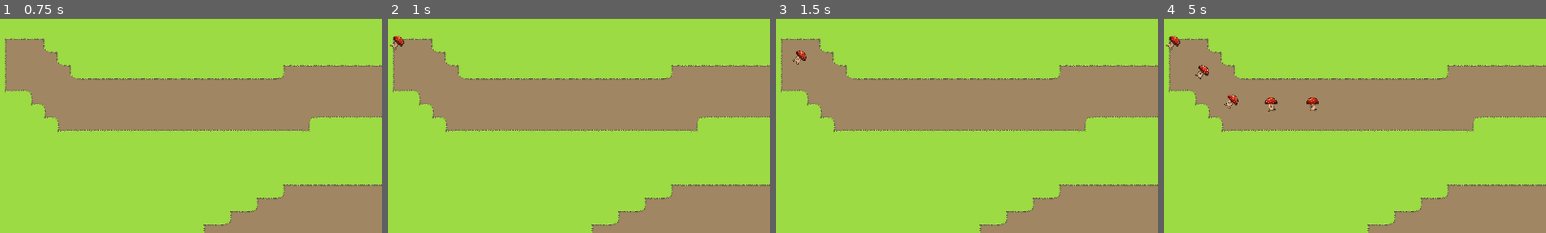
Above: before the commit, frames 1-4 (left to right).
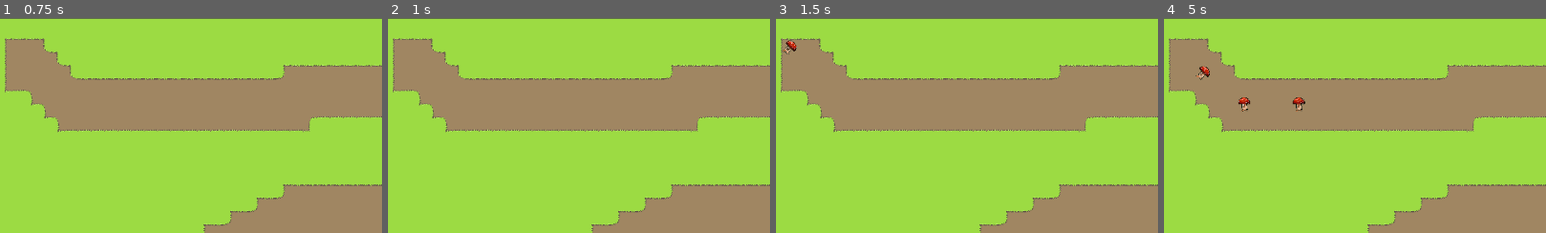
Above: after the commit, the same moments.

Repository: KZTGcoder/project-sine
Game: Godot game, scene res://scene/world.tscn
Same seed, same stepped clock (60 frames per second), same inputs: the game is played once before the commit and once after it.
Inputs:
- Up to frame 1 (0.75 s): tap Enter at 0.5 s
- Up to frame 2 (1 s): no input
- Up to frame 3 (1.5 s): no input
- Up to frame 4 (5 s): no input
The pictures show only the part of the screen within x 0-50%, y 0-50%; the shares and areas given below are measured in that part.

Frame 1 is identical in both runs. In frame 2, 0.1% of the frame differs, in the area x 0-5%, y 8-16%; in frame 3, 0.3%; in frame 4, 0.9%, in the area x 0-41%, y 8-44%.

Commit message:
Update world.tscn

Diff:
--- a/scene/world.tscn
+++ b/scene/world.tscn
@@ -16,6 +16,7 @@
 script = ExtResource("2_txmk2")
 
 [node name="Timer" type="Timer" parent="Pathspawner"]
+wait_time = 1.3219999999999998
 autostart = true
 
 [connection signal="timeout" from="Pathspawner/Timer" to="Pathspawner" method="_on_timer_timeout"]
